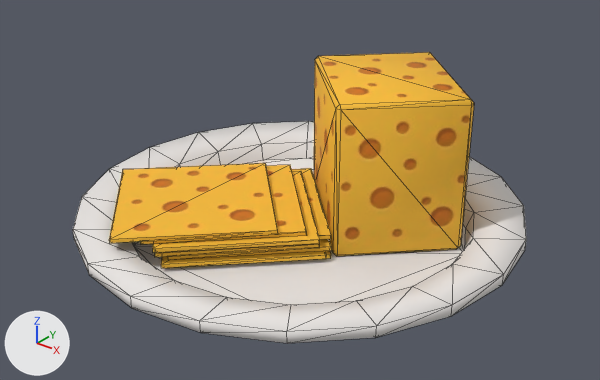
The glTF model assets/scene/models/CheeseDisplay.glb: old version first, new version second.
Before and after are seen from a 50 mm camera at (0.952, -1.191, 0.835) aimed at (0.024, -0.031, 0.116). The lights are fixed; the arrows at lower left show +X, +Y and +Z. The first picture is the older version. Mesh edges are drawn as thin lines. Objects named as collision shapes, trigger or cutter boxes, shadow casters or lower levels of detail are left out. Where no turn or scale is listed for an object, it has been applied to the vertices. Vertices at exactly the same position are counted once.

In view in the first picture: 'CheeseDisplay'.
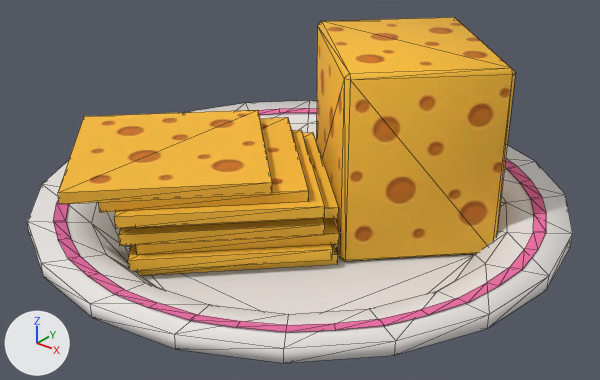
Pixel boxes [x1, y1, x2, y2] of what changed, in the pictures (600 x 380 px; the box of a moved part takes in the faces that stretch with it):
'CheeseDisplay', reshaped (20% wider, 19% taller)
    before: [73, 52, 526, 343]
    after: [27, 17, 573, 363]
part 1 of me_plane_043, moved or reshaped
    before: [140, 165, 307, 245]
    after: [136, 132, 339, 228]
part 2 of me_plane_043, moved or reshaped
    before: [155, 243, 320, 257]
    after: [138, 244, 338, 276]
part 3 of me_plane_043, moved or reshaped
    before: [153, 171, 320, 252]
    after: [114, 130, 325, 228]
part 4 of me_plane_043, moved or reshaped
    before: [109, 163, 278, 243]
    after: [98, 117, 309, 212]
part 5 of me_plane_043, moved or reshaped
    before: [292, 168, 331, 239]
    after: [58, 110, 272, 204]
part 6 of me_plane_043, moved or reshaped
    before: [314, 52, 474, 256]
    after: [316, 17, 516, 261]
part 7 of me_plane_043, moved or reshaped
    before: [161, 251, 327, 268]
    after: [128, 244, 333, 271]
part 8 of me_plane_043, moved or reshaped
    before: [168, 239, 332, 259]
    after: [136, 218, 339, 255]
part 9 of me_plane_043, moved or reshaped (mostly hidden before)
    before: [326, 250, 331, 259]
    after: [119, 219, 325, 246]
part 10 of me_plane_043, rebuilt (20% wider, 18% taller)
    before: [73, 121, 526, 343]
    after: [27, 100, 573, 363]
part 11 of me_plane_043, added
    after: [53, 108, 546, 332]

Diff of the bpy script that builds the scene:
```diff
--- a/assets/scene/models/CheeseDisplay.glb.py
+++ b/assets/scene/models/CheeseDisplay.glb.py
@@ me_plane_043 @@
 # used by ob_cheesedisplay; location = (0.0, 0.0, 0.0)
-me_plane_043.from_pydata(...)  # 188 vertices, 336 faces; spans x -0.453..0.453, y -0.453..0.453, z 0.0..0.328
+me_plane_043.from_pydata(...)  # 268 vertices, 416 faces; spans x -0.533..0.533, y -0.533..0.533, z 0.0..0.394
+# me_plane_043 part 1: the loose piece of 8 vertices spanning x -0.341..0.099, y -0.324..0.116, z 0.07..0.079 is scaled about its middle by (-1.2, -1.2, 2.57), then moved by (0.005, 0.033, 0.047)
+# me_plane_043 part 2: the loose piece of 8 vertices spanning x -0.321..0.118, y -0.308..0.131, z 0.044..0.053 is scaled about its middle by (1.2, 1.2, 2.57), then moved by (-0.004, 0.004, -0.016)
+# me_plane_043 part 3: the loose piece of 8 vertices spanning x -0.313..0.127, y -0.319..0.121, z 0.061..0.07 is scaled about its middle by (1.2, 1.2, 2.57), then moved by (-0.019, -0.02, 0.079)
+# me_plane_043 part 4: the loose piece of 8 vertices spanning x -0.377..0.063, y -0.365..0.074, z 0.079..0.088 is scaled about its middle by (-1.2, -1.2, 2.57), then moved by (0.012, 0.021, 0.084)
+# me_plane_043 part 5: the loose piece of 8 vertices spanning x -0.317..0.123, y -0.279..0.161, z 0.053..0.061 is scaled about its middle by (1.2, 1.2, 2.57), then moved by (-0.092, -0.116, 0.133)
+# me_plane_043 part 6: the loose piece of 24 vertices spanning x -0.079..0.309, y -0.062..0.326, z 0.017..0.328 is scaled about the mesh origin by 1.2
+# me_plane_043 part 7: the loose piece of 8 vertices spanning x -0.304..0.135, y -0.309..0.13, z 0.026..0.035 is scaled about its middle by (1.2, 1.2, 2.57), then moved by (-0.017, -0.018, 0.024)
+# me_plane_043 part 8: the loose piece of 8 vertices spanning x -0.307..0.133, y -0.289..0.15, z 0.035..0.044 is scaled about its middle by (1.2, 1.2, 2.57), then moved by (-0.017, -0.014, 0.037)
+# me_plane_043 part 9: the loose piece of 8 vertices spanning x -0.308..0.132, y -0.29..0.149, z 0.017..0.026 is scaled about its middle by (1.2, 1.2, 2.57), then moved by (-0.034, -0.036, 0.078)
+# me_plane_043 part 10: the loose piece of 100 vertices spanning x -0.453..0.453, y -0.453..0.453, z 0.0..0.072 is rebuilt with 100 vertices and now spans x -0.533..0.533, y -0.533..0.533, z 0.0..0.099
+# me_plane_043 part 11: a new loose piece of 80 vertices spanning x -0.486..0.486, y -0.486..0.486, z 0.09..0.095, in mat_rough (picture img_textureatlas)
 me_plane_043.materials.append(mat_rough)
```
